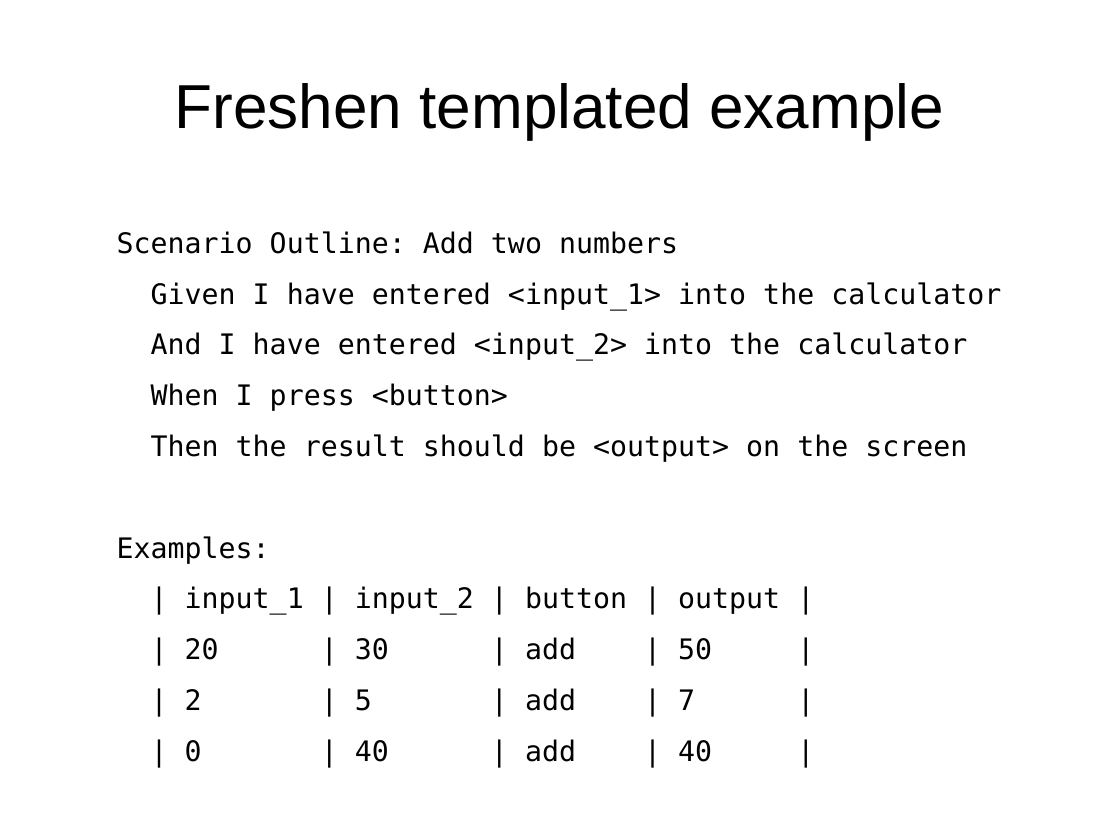
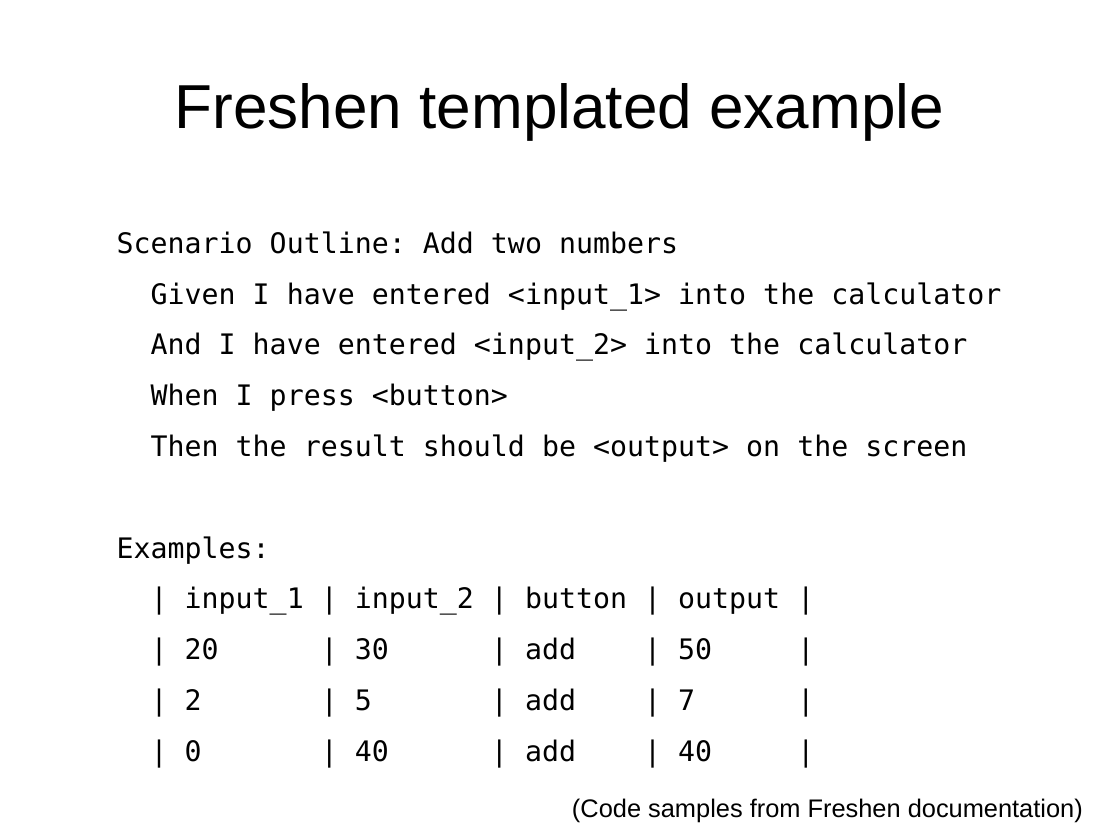
Before and after one commit to malcolmt/bdd-and-testing-talk, a slide deck: slide 48 of bdd-and-testing.odp. Drawn at 1120x840 pixels with LibreOffice and Linux fonts; fonts in the diff are those of the drawing. Boxes give left, top, right and bottom in pixels: in the first picture for what was removed or moved away, otherwise in the second. Text is boxed around its words. In the diff, an @@ line names an element or a change of style, - is before the commit and + after.

Commit message:
Added code credit to the Freshen examples.

```diff
--- a/bdd-and-testing.odp
+++ b/bdd-and-testing.odp
@@ text added at [572, 798, 1083, 823], 18 pt, text #000000 @@
+(Code samples from Freshen documentation)
```
Also in this commit, not shown: 3 other slides changed, 1 other file.
